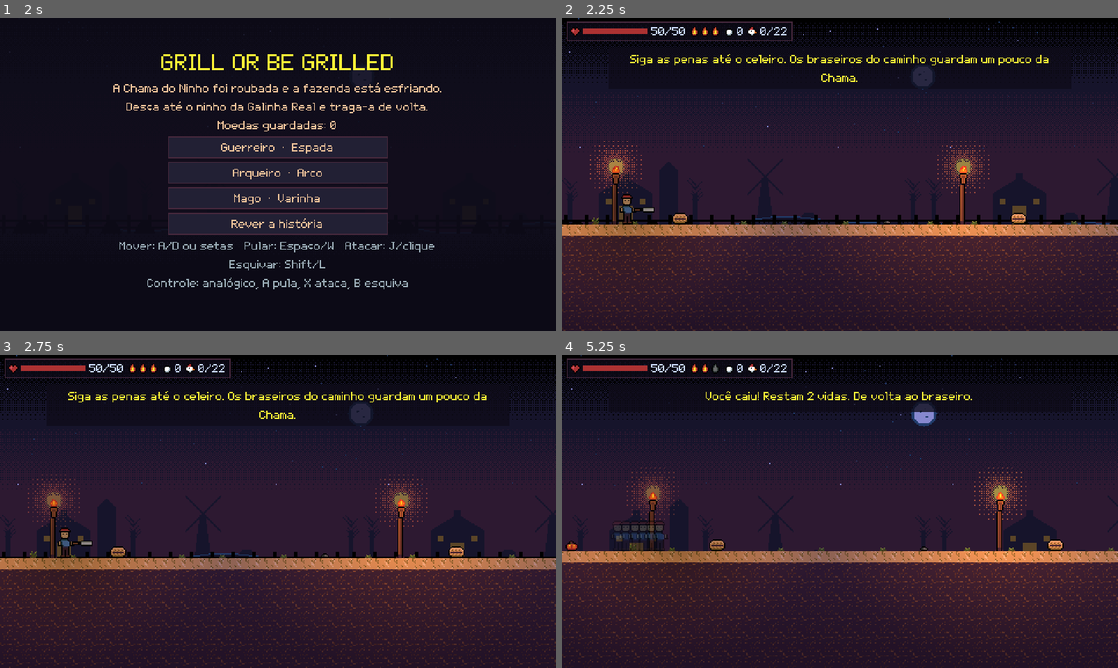
Above: before the commit, frames 1-4 (two rows, left to right).
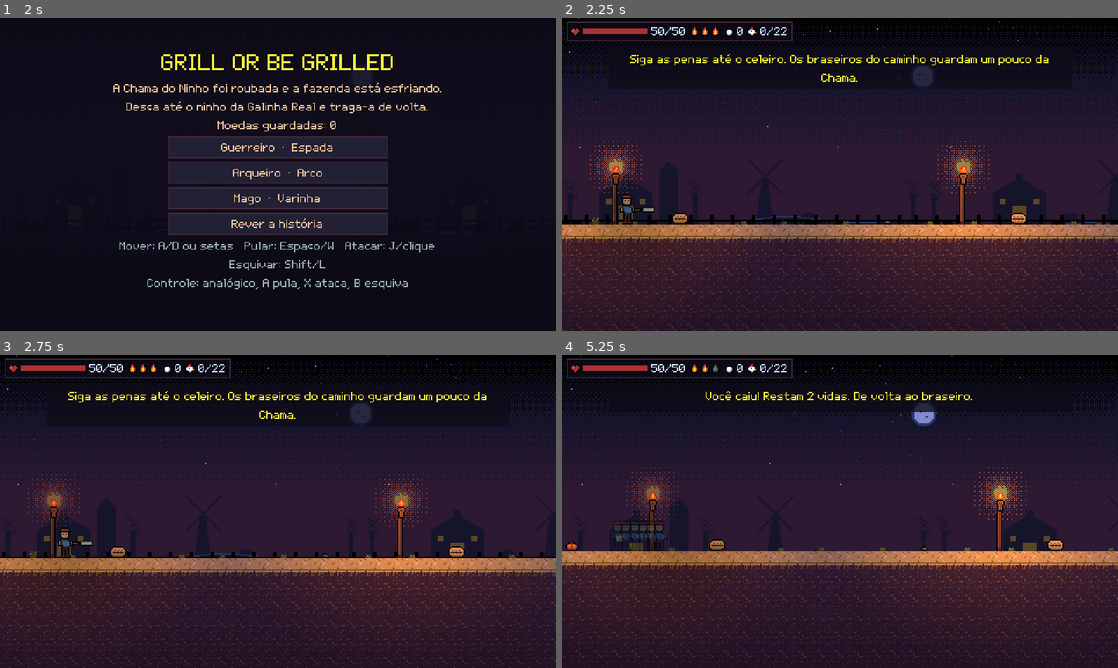
Above: after the commit, the same moments.

Repository: Douglas-Marcondes/grill-or-be-grilled
Game: Godot game, scene res://jogo.tscn
The game is run twice, just before and just after one commit, with the same random seed, the same clock (stepped at 60 frames per second) and the same inputs.
Inputs:
- Up to frame 1 (2 s): click "Continuar" at 0.5 s; click "Pular" at 1.25 s
- Up to frame 2 (2.25 s): click "Guerreiro · Espada" at 2 s
- Up to frame 3 (2.75 s): no input
- Up to frame 4 (5.25 s): hold D (andar_direita) 2.78-4.28 s; tap J (atacar) at 2.85, 4.35 s; tap Space (pular) at 3.02, 3.77 s; tap Shift (esquivar) at 3.6, 5.1 s; hold A (andar_esquerda) 4.28-5.03 s; hold D (andar_direita) from 5.03 s (still down)

Frame 1 is identical in both runs. In frame 2, 2.2% of the frame differs, in the area x 0-100%, y 66-72%; in frame 3, 2.2%; in frame 4, 2.3%, in the area x 0-100%, y 62-69%.

Commit message:
Franja nas bordas e arena do ninho coerente
Faixas de superfície com UV medido a partir do topo (a laje acompanha o piso
curvo) e franja irregular pendurada embaixo: palha, musgo, sombra de tábua.
Grama17 reajustada ao topo real do Trecho17 (ficava 20px acima do chão) e
fibras do ninho vestidas com palha e contorno.

Claude-Session: https://claude.ai/code/session_01F6cpgqed1FaERwkTz9ciWh

Diff:
--- a/grill-or-be-grilled/ferramentas/teste_dos_adornos.gd
+++ b/grill-or-be-grilled/ferramentas/teste_dos_adornos.gd
@@ -9,6 +9,7 @@
 const Superficie = preload("res://scripts/superficie.gd")
 const Adornos = preload("res://scripts/adornos.gd")
 const Tochas = preload("res://scripts/tochas.gd")
+const AcabamentoDoTerreno = preload("res://scripts/acabamento_do_terreno.gd")
 
 var _falhas: PackedStringArray = []
 
@@ -16,10 +17,12 @@
 	_testar_superficie()
 	_testar_adornos_deterministicos()
 	_testar_tochas_da_fazenda()
+	_testar_faixa_curva()
+	_testar_ninho()
 	for falha in _falhas:
 		printerr("FALHOU: %s" % falha)
 	if _falhas.is_empty():
-		print("ADORNOS_OK 5 verificacoes")
+		print("ADORNOS_OK 8 verificacoes")
 	get_tree().quit(0 if _falhas.is_empty() else 1)
 
 
@@ -88,6 +91,42 @@
 	cenario.free()
 
 
+func _testar_faixa_curva() -> void:
+	# Faixa em V: topo desce de 400 a 420 e volta, com 10px de espessura.
+	var faixa := _bloco("Grama1", [Vector2(0, 400), Vector2(50, 420), Vector2(100, 400),
+		Vector2(100, 410), Vector2(50, 430), Vector2(0, 410)])
+	add_child(faixa)
+	var fundo := Superficie.fundo_em(faixa, 50.0)
+	AcabamentoDoTerreno.aplicar_faixa(faixa, "palha")
+	var alturas_no_tile: Array[float] = []
+	for ponto in faixa.uv:
+		alturas_no_tile.append(ponto.y)
+	_exigir("textura da faixa segue o topo da curva",
+		is_equal_approx(fundo, 430.0) and alturas_no_tile == [0.0, 0.0, 0.0, 10.0, 10.0, 10.0],
+		"fundo=%s uv_y=%s" % [fundo, alturas_no_tile])
+	var franja := faixa.get_node_or_null("Franja") as Polygon2D
+	_exigir("franja pendurada na borda de baixo",
+		franja != null and franja.polygon.has(Vector2(50, 430)) and franja.polygon.has(Vector2(50, 436)),
+		str(franja.polygon if franja else "sem franja"))
+	faixa.free()
+
+
+func _testar_ninho() -> void:
+	var cenario := Node2D.new()
+	add_child(cenario)
+	var ninho := Node2D.new()
+	ninho.name = "Ninho"
+	cenario.add_child(ninho)
+	var fibra := Line2D.new()
+	fibra.points = PackedVector2Array([Vector2.ZERO, Vector2(40, 5)])
+	ninho.add_child(fibra)
+	Adornos.montar(cenario)
+	_exigir("fibras do ninho com palha e contorno",
+		fibra.texture != null and fibra.texture_mode == Line2D.LINE_TEXTURE_TILE and fibra.get_child_count() == 1,
+		"textura=%s filhos=%d" % [fibra.texture, fibra.get_child_count()])
+	cenario.free()
+
+
 func _exigir(nome: String, condicao: bool, detalhe: String) -> void:
 	if not condicao:
 		_falhas.append("%s: %s" % [nome, detalhe])
--- a/grill-or-be-grilled/jogo.tscn
+++ b/grill-or-be-grilled/jogo.tscn
@@ -620,7 +620,7 @@
 [node name="Grama17" type="Polygon2D" parent="EditorPreview/Cenario" unique_id=1520934960]
 position = Vector2(-19, -4)
 color = Color(0.572549, 0.643137, 0.360784, 1)
-polygon = PackedVector2Array(9140, 490, 9434, 500, 9680, 509, 10000, 490, 10000, 500, 9984.905, 499.99994, 9675, 525, 9595, 524, 9140, 500)
+polygon = PackedVector2Array(9140, 499, 9445, 502, 9501, 515, 9595, 528, 9700, 529, 9733, 527, 9814, 521, 9866, 514, 9920, 499, 9939, 489, 10020, 499, 10020, 509, 9939, 499, 9920, 509, 9866, 524, 9814, 531, 9733, 537, 9700, 539, 9595, 538, 9501, 525, 9445, 512, 9140, 509)
 
 [node name="RotaAlta1" type="Polygon2D" parent="EditorPreview/Cenario" unique_id=210560154]
 color = Color(0.341176, 0.262745, 0.305882, 1)
--- a/grill-or-be-grilled/scripts/acabamento_do_terreno.gd
+++ b/grill-or-be-grilled/scripts/acabamento_do_terreno.gd
@@ -10,12 +10,20 @@
 ## contorno escuro separa o bloco do fundo.
 ##
 ## E @tool porque scripts/previa_do_editor.gd veste a fase no editor com o mesmo
-## codigo; o Line2D criado aqui nao tem owner e sai antes de salvar, e
-## `vertex_colors` esta no retrato da prévia.
+## codigo; o Line2D e a franja criados aqui nao tem owner e saem antes de
+## salvar, e `vertex_colors` e `uv` estao no retrato da prévia.
 ##
 ## Exemplo:
 ##     AcabamentoDoTerreno.aplicar($EditorPreview/Cenario/Trecho1)
 
+const Superficie = preload("res://scripts/superficie.gd")
+
+const PASTA_FRANJAS := "res://Artes/gerado/franja_%s.png"
+## Altura de franja_*.png (tools/arte/cenario.py, ALTURA_DA_FRANJA).
+const ALTURA_DA_FRANJA := 6.0
+## Espaco entre amostras da borda de baixo: curto o bastante para a franja
+## acompanhar o piso curvo do ninho.
+const PASSO_DA_FRANJA := 4.0
 ## Distancia (px) abaixo do topo em que o miolo chega a cor mais escura.
 const PROFUNDIDADE_DA_SOMBRA := 150.0
 const COR_DO_FUNDO := Color(0.32, 0.26, 0.40)
@@ -29,6 +37,75 @@
 		return
 	arte.vertex_colors = _cores_por_profundidade(arte.polygon)
 	arte.add_child(_contorno(arte.polygon))
+
+
+static func aplicar_faixa(arte: Polygon2D, material: String) -> void:
+	"""Faixa de superficie: textura que segue o topo e franja pendurada embaixo.
+
+	A textura do Polygon2D usava os vertices como UV, ou seja, alinhada ao
+	mundo: no piso curvo do ninho a laje virava uma banda reta atravessando a
+	curva, e em faixa reta a linha clara do tile caia em qualquer altura. Com UV
+	medido a partir do topo, a primeira linha do tile sempre e a beirada.
+	"""
+	arte.uv = _uv_a_partir_do_topo(arte)
+	var franja := load(PASTA_FRANJAS % material) as Texture2D
+	if franja:
+		arte.add_child(_franja(arte, franja))
+
+
+static func _uv_a_partir_do_topo(arte: Polygon2D) -> PackedVector2Array:
+	var uv := PackedVector2Array()
+	for ponto in arte.polygon:
+		var mundo := arte.to_global(ponto)
+		var topo := Superficie.topo_em(arte, mundo.x)
+		uv.append(Vector2(ponto.x, mundo.y - topo if is_finite(topo) else 0.0))
+	return uv
+
+
+static func _franja(arte: Polygon2D, textura: Texture2D) -> Polygon2D:
+	"""Fita de ALTURA_DA_FRANJA px colada na borda de baixo da faixa."""
+	var de_cima := PackedVector2Array()
+	var de_baixo := PackedVector2Array()
+	var uv_cima := PackedVector2Array()
+	var uv_baixo := PackedVector2Array()
+	for x in _amostras_em_x(arte):
+		var borda := arte.to_local(Vector2(x, Superficie.fundo_em(arte, x)))
+		de_cima.append(borda)
+		de_baixo.append(borda + Vector2(0, ALTURA_DA_FRANJA))
+		uv_cima.append(Vector2(borda.x, 0))
+		uv_baixo.append(Vector2(borda.x, ALTURA_DA_FRANJA))
+	de_baixo.reverse()
+	uv_baixo.reverse()
+	var fita := Polygon2D.new()
+	fita.name = "Franja"
+	fita.polygon = de_cima + de_baixo
+	fita.uv = uv_cima + uv_baixo
+	fita.texture = textura
+	fita.texture_repeat = CanvasItem.TEXTURE_REPEAT_ENABLED
+	return fita
+
+
+static func _amostras_em_x(arte: Polygon2D) -> PackedFloat32Array:
+	var menor := INF
+	var maior := -INF
+	for ponto in arte.polygon:
+		var x := arte.to_global(ponto).x
+		menor = minf(menor, x)
+		maior = maxf(maior, x)
+	var amostras := PackedFloat32Array()
+	var x := menor
+	while x < maior:
+		amostras.append(x)
+		x += PASSO_DA_FRANJA
+	amostras.append(maior)
+	# Os X dos vertices entram tambem: so com o passo fixo a franja cortava a
+	# quina de cada dobra da faixa em vez de contorna-la.
+	for ponto in arte.polygon:
+		var vertice := arte.to_global(ponto).x
+		if not amostras.has(vertice):
+			amostras.append(vertice)
+	amostras.sort()
+	return amostras
 
 
 static func _cores_por_profundidade(pontos: PackedVector2Array) -> PackedColorArray:
--- a/grill-or-be-grilled/scripts/adornos.gd
+++ b/grill-or-be-grilled/scripts/adornos.gd
@@ -31,6 +31,8 @@
 ## Distancia da quina: adorno na beirada parece pendurado no vazio.
 const MARGEM := 10.0
 const LARGURA_MINIMA := 40.0
+const PREFIXO_DO_NINHO := "Ninho"
+const PALHA_DO_NINHO := "res://Artes/gerado/tile_palha.png"
 
 
 static func montar(cenario: Node2D) -> int:
@@ -42,7 +44,32 @@
 	for no in cenario.get_children():
 		if Terreno.e_corpo(no):
 			total += _adornar(no)
+		elif str(no.name).begins_with(PREFIXO_DO_NINHO):
+			_trancar_ninho(no)
 	return total
+
+
+static func _trancar_ninho(ninho: Node) -> void:
+	"""Veste as fibras do ninho (Line2D desenhados no editor) com palha.
+
+	Eram linhas marrons lisas de 6px: no chao do porao liam como uma faixa
+	atravessando a arena, nao como ninho. Textura de palha repetida ao longo da
+	linha mais um contorno escuro por tras resolvem sem mexer no desenho."""
+	var palha := load(PALHA_DO_NINHO) as Texture2D
+	for fibra in ninho.get_children():
+		if not fibra is Line2D:
+			continue
+		var contorno := Line2D.new()
+		contorno.name = "ContornoDoNinho"
+		contorno.points = fibra.points
+		contorno.width = fibra.width + 2.0
+		contorno.default_color = Color.BLACK
+		contorno.show_behind_parent = true
+		fibra.add_child(contorno)
+		fibra.texture = palha
+		fibra.texture_mode = Line2D.LINE_TEXTURE_TILE
+		fibra.texture_repeat = CanvasItem.TEXTURE_REPEAT_ENABLED
+		fibra.default_color = Color.WHITE
 
 
 static func _adornar(arte: Polygon2D) -> int:
--- a/grill-or-be-grilled/scripts/previa_do_editor.gd
+++ b/grill-or-be-grilled/scripts/previa_do_editor.gd
@@ -31,7 +31,7 @@
 ## Tudo que Terreno e Tochas alteram nos nos de layout. E desta lista que sai o
 ## retrato guardado antes de vestir.
 const PROPRIEDADES_DA_VESTIMENTA := ["polygon", "offset", "scale", "texture",
-		"texture_repeat", "color", "vertex_colors", "visible"]
+		"texture_repeat", "color", "vertex_colors", "uv", "default_color", "texture_mode", "visible"]
 
 ## Classe e arma mostradas no editor. Fixas porque o autoload GameData nao roda
 ## no editor, logo nao ha "arma equipada" para consultar aqui.
--- a/grill-or-be-grilled/scripts/superficie.gd
+++ b/grill-or-be-grilled/scripts/superficie.gd
@@ -17,15 +17,28 @@
 
 static func topo_em(arte: Polygon2D, x: float) -> float:
 	"""Y global mais alto do poligono na vertical X; INF se X fica fora dele."""
+	var cortes := _cortes(arte, x)
+	return cortes.x if cortes.x <= cortes.y else INF
+
+
+static func fundo_em(arte: Polygon2D, x: float) -> float:
+	"""Y global mais baixo do poligono na vertical X; INF se X fica fora dele."""
+	var cortes := _cortes(arte, x)
+	return cortes.y if cortes.x <= cortes.y else INF
+
+
+static func _cortes(arte: Polygon2D, x: float) -> Vector2:
+	"""Menor e maior Y onde as arestas cruzam a vertical X (x > y se nenhuma)."""
 	var pontos := arte.polygon
-	var topo := INF
+	var cortes := Vector2(INF, -INF)
 	for indice in pontos.size():
 		var a := arte.to_global(pontos[indice])
 		var b := arte.to_global(pontos[(indice + 1) % pontos.size()])
 		if is_equal_approx(a.x, b.x) or x < minf(a.x, b.x) or x > maxf(a.x, b.x):
 			continue
-		topo = minf(topo, lerpf(a.y, b.y, (x - a.x) / (b.x - a.x)))
-	return topo
+		var y := lerpf(a.y, b.y, (x - a.x) / (b.x - a.x))
+		cortes = Vector2(minf(cortes.x, y), maxf(cortes.y, y))
+	return cortes
 
 
 static func chao_abaixo(cenario: Node, ponto: Vector2) -> float:
--- a/grill-or-be-grilled/scripts/terreno.gd
+++ b/grill-or-be-grilled/scripts/terreno.gd
@@ -55,10 +55,13 @@
 			var papel := "faixa" if caixa.size.y <= ALTURA_DE_SALIENCIA else "corpo"
 			_vestir(arte, MATERIAIS[regiao][papel])
 			AcabamentoDoTerreno.aplicar(arte)
+			if papel == "faixa":
+				AcabamentoDoTerreno.aplicar_faixa(arte, MATERIAIS[regiao]["faixa"])
 			if _criar_colisao(arte):
 				corpos += 1
 		elif str(arte.name).begins_with(PREFIXO_DE_FAIXA):
 			_vestir(arte, MATERIAIS[regiao]["faixa"])
+			AcabamentoDoTerreno.aplicar_faixa(arte, MATERIAIS[regiao]["faixa"])
 		elif str(arte.name).begins_with(PREFIXO_DE_PAREDE):
 			_vestir(arte, MATERIAIS[regiao]["parede"])
 	return corpos
Binary file added: grill-or-be-grilled/Artes/gerado/franja_laje.png
Not shown, added: grill-or-be-grilled/Artes/gerado/franja_laje.png.import
Binary file added: grill-or-be-grilled/Artes/gerado/franja_palha.png
Not shown, added: grill-or-be-grilled/Artes/gerado/franja_palha.png.import
Binary file added: grill-or-be-grilled/Artes/gerado/franja_tabua.png
Not shown, added: grill-or-be-grilled/Artes/gerado/franja_tabua.png.import
Not shown, added: grill-or-be-grilled/ferramentas/teste_do_hud.gd.uid
Not shown, changed: PENDENCIAS.md
